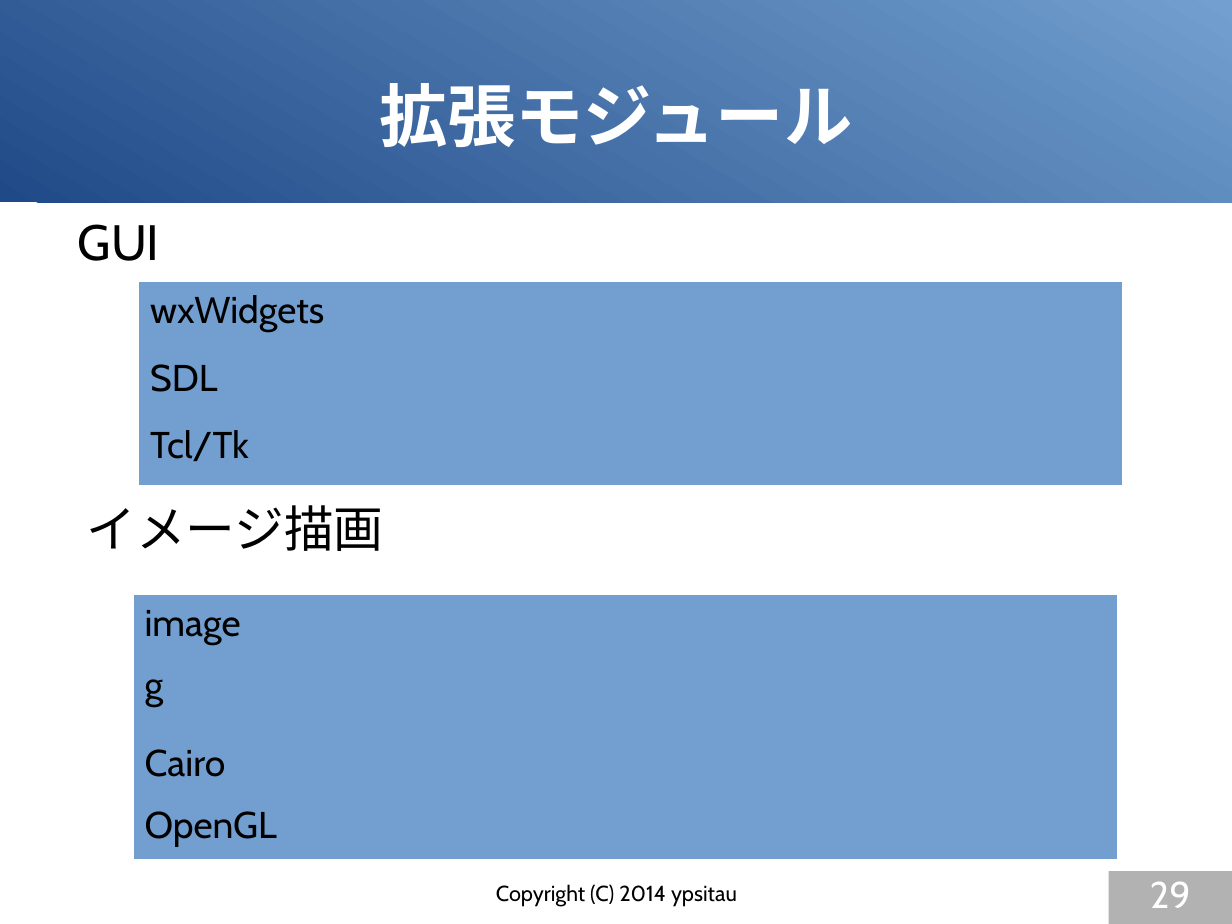
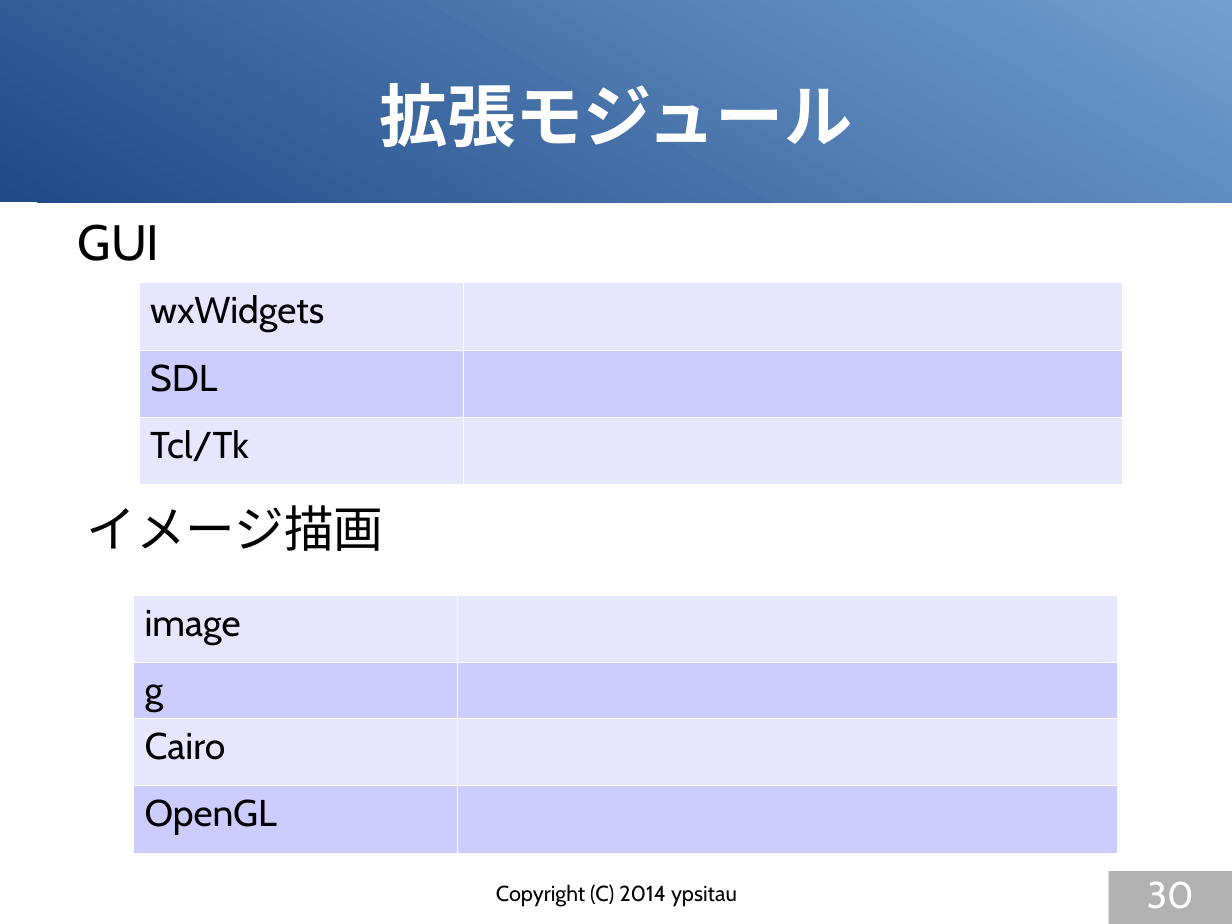
Before and after one commit to gura-lang/gura-doc, a slide deck: slide 30 of presentation/gura-introduction.odp (slide 29 before the commit). Drawn at 1232x924 pixels with LibreOffice and Linux fonts; fonts in the diff are those of the drawing. Boxes give left, top, right and bottom in pixels: in the first picture for what was removed or moved away, otherwise in the second. Text is boxed around its words. In the diff, an @@ line names an element or a change of style, - is before the commit and + after.

```diff
--- a/presentation/gura-introduction.odp
+++ b/presentation/gura-introduction.odp
@@ table at [139, 283, 1122, 485] @@
@@ fill #729FCF to #E6E6FF in 4 cells @@
@@ fill #729FCF to #CCCCFF in row 2 @@
@@ borders changed @@
@@ table at [134, 595, 1118, 850] @@
@@ fill #729FCF to #E6E6FF in 4 cells @@
@@ fill #729FCF to #CCCCFF in 4 cells @@
@@ borders changed @@
@@ page number at [1147, 881, 1194, 908]: text changed @@
-29
+30
```
Also in this commit, not shown: 7 other slides changed, 2 slides added, 1 slide removed.
